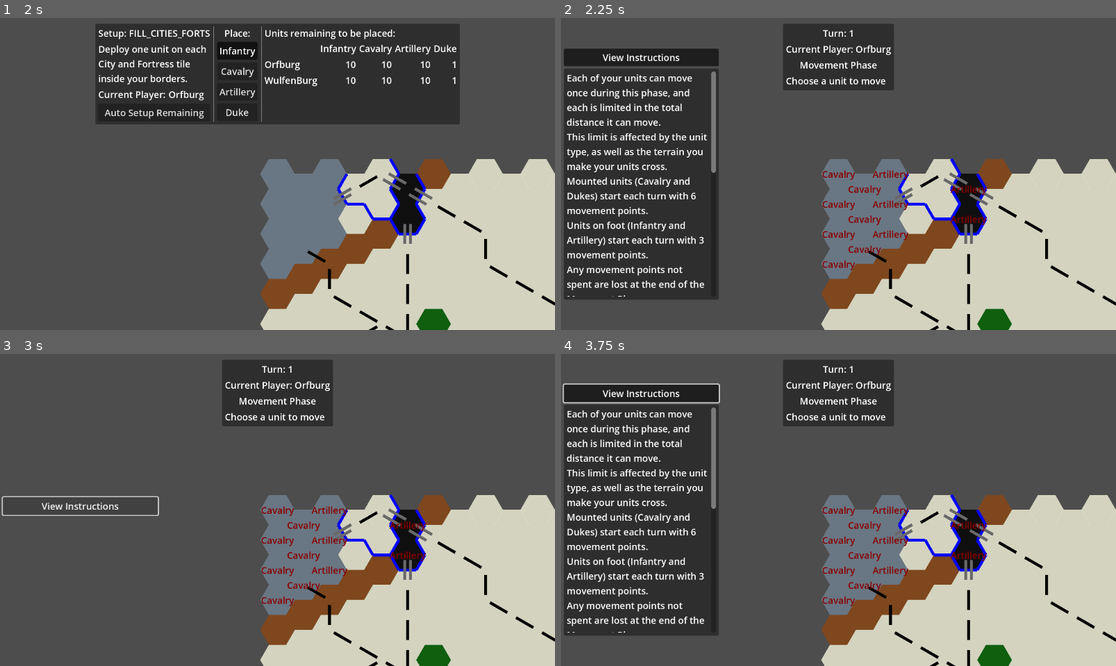
Above: before the commit, frames 1-4 (two rows, left to right).
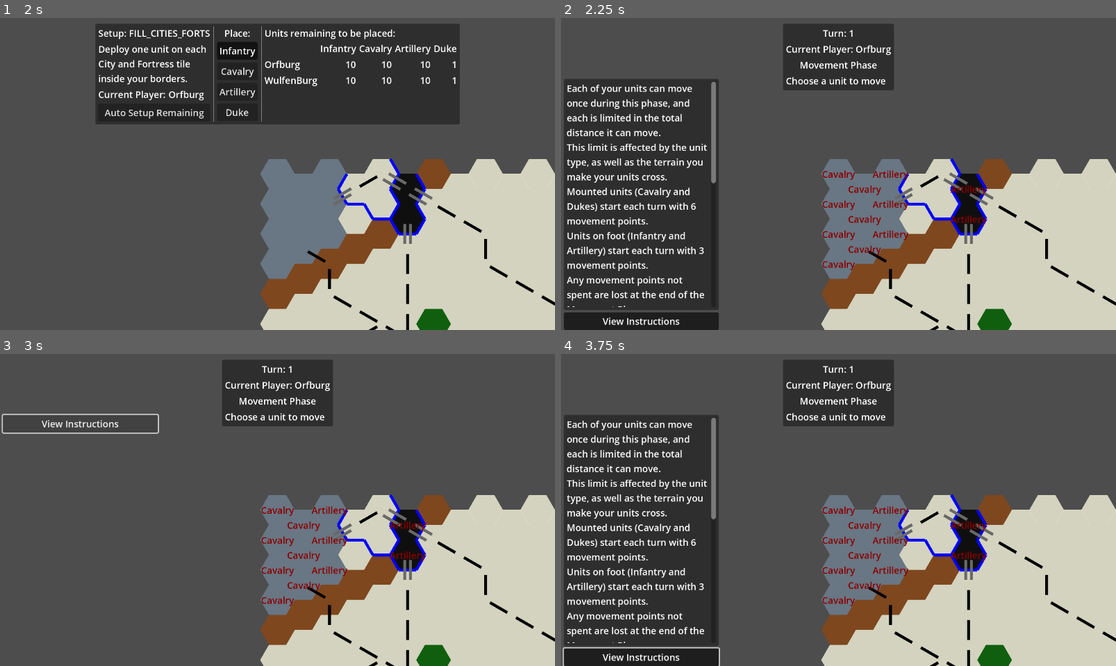
Above: after the commit, the same moments.

Repository: Jayjader/WarOfTheDukes
Game: Godot game, scene res://main_game_scene.tscn
Two runs of this game, one before a commit and one after it. Both use one fixed random seed, a clock stepped at 60 frames per second and the inputs below.
Inputs:
- Up to frame 1 (2 s): click "New Game" at 0.5 s; click "Confirm" at 1.25 s
- Up to frame 2 (2.25 s): click "Auto Setup Remaining" at 2 s
- Up to frame 3 (3 s): click "View Instructions" at 2.75 s
- Up to frame 4 (3.75 s): click "View Instructions" at 3.5 s

Frame 1 is identical in both runs. In frame 2, 11% of the frame differs, in the area x 0-29%, y 9-100%; in frame 3, 0.8%; in frame 4, 11%.

Commit message:
tweak ui layout for movement instructions

Diff:
--- a/game_session/game_play/game_play_root.tscn
+++ b/game_session/game_play/game_play_root.tscn
@@ -79,13 +79,12 @@
 
 [node name="LeftMargin" type="MarginContainer" parent="."]
 layout_mode = 1
-anchors_preset = 4
-anchor_top = 0.5
-anchor_bottom = 0.5
-offset_top = -44.5
+anchors_preset = 2
+anchor_top = 1.0
+anchor_bottom = 1.0
+offset_top = -869.0
 offset_right = 546.0
-offset_bottom = 44.5
-grow_vertical = 2
+grow_vertical = 0
 theme_override_constants/margin_left = 10
 
 [node name="HBoxContainer" type="HBoxContainer" parent="LeftMargin"]
@@ -94,12 +93,6 @@
 [node name="VBox" type="VBoxContainer" parent="LeftMargin/HBoxContainer"]
 layout_mode = 2
 size_flags_horizontal = 3
-
-[node name="ToggleInstructions" type="Button" parent="LeftMargin/HBoxContainer/VBox"]
-layout_mode = 2
-toggle_mode = true
-button_pressed = true
-text = "View Instructions"
 
 [node name="Panel" type="PanelContainer" parent="LeftMargin/HBoxContainer/VBox"]
 custom_minimum_size = Vector2(0, 800)
@@ -142,4 +135,10 @@
 "
 autowrap_mode = 3
 
+[node name="ToggleInstructions" type="Button" parent="LeftMargin/HBoxContainer/VBox"]
+layout_mode = 2
+toggle_mode = true
+button_pressed = true
+text = "View Instructions"
+
 [connection signal="toggled" from="LeftMargin/HBoxContainer/VBox/ToggleInstructions" to="LeftMargin/HBoxContainer/VBox/Panel" method="set_visible"]
